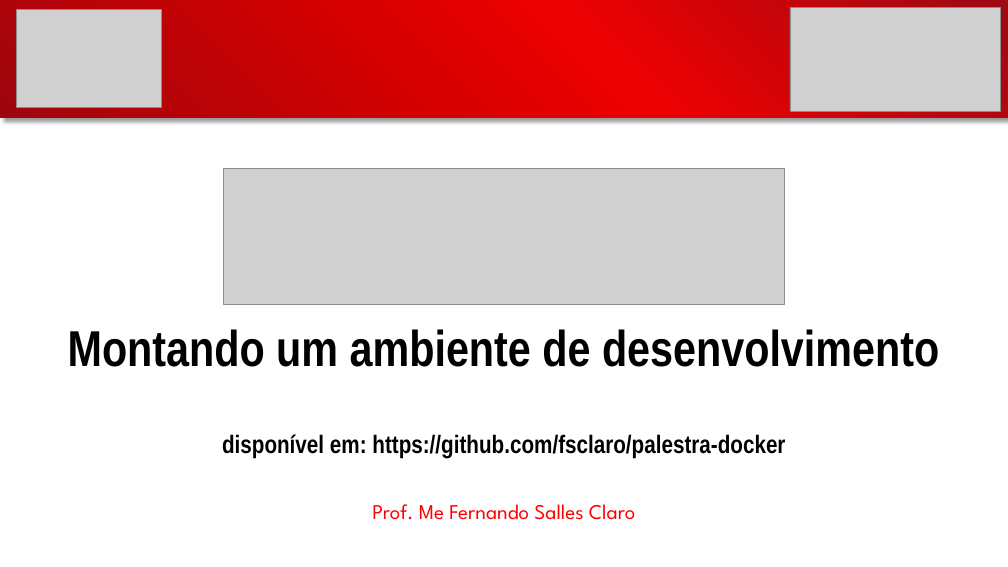
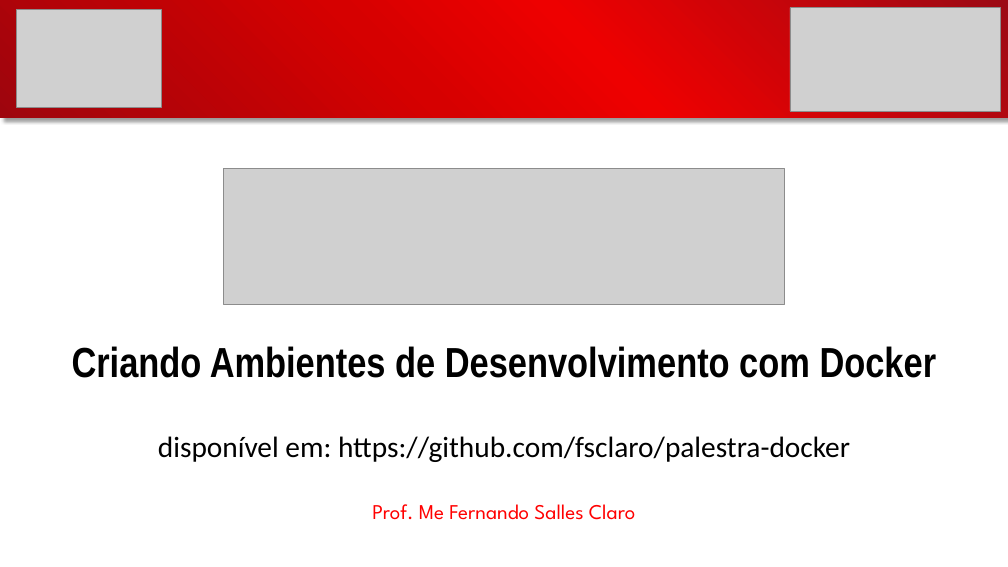
Before and after one commit to fsclaro/palestra-docker, a slide deck: slide 1 of Palestra Docker.pptx. Drawn at 1008x567 pixels with LibreOffice and Linux fonts; fonts in the diff are those of the drawing; grey boxes stand for pictures. Boxes give left, top, right and bottom in pixels: in the first picture for what was removed or moved away, otherwise in the second. Text is boxed around its words. In the diff, an @@ line names an element or a change of style, - is before the commit and + after.

Commit message:
Palestra Docker

```diff
--- a/Palestra Docker.pptx
+++ b/Palestra Docker.pptx
@@ title at [72, 346, 937, 462]: text changed; size 24 to 28 pt; font Arial Narrow to Calibri; bold off @@
-Montando um ambiente de desenvolvimento
-disponível em: https://github.com/fsclaro/palestra-docker
+Criando Ambientes de Desenvolvimento com Docker
+disponível em: https://github.com/fsclaro/palestra-docker
```
Also in this commit, not shown: 29 other slides changed.
